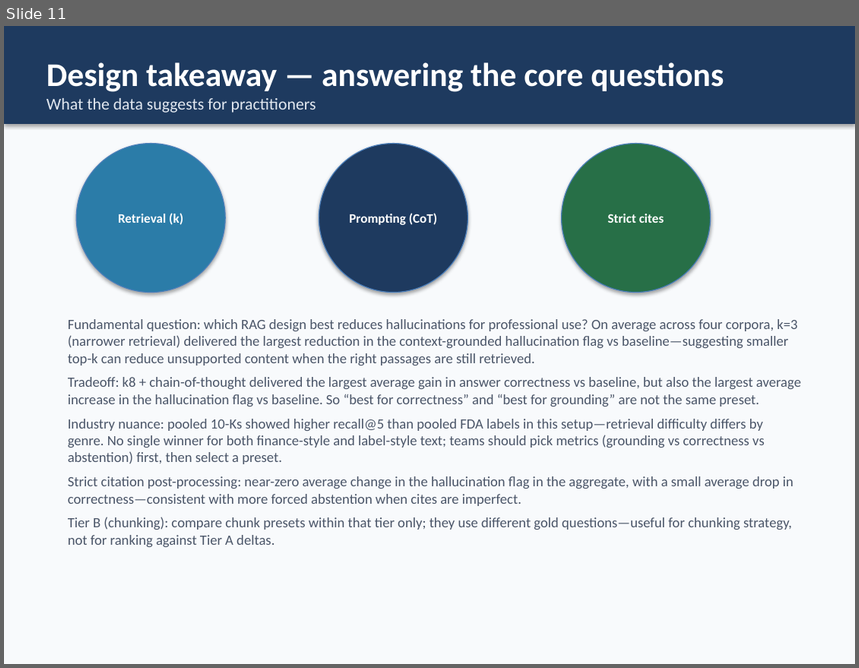
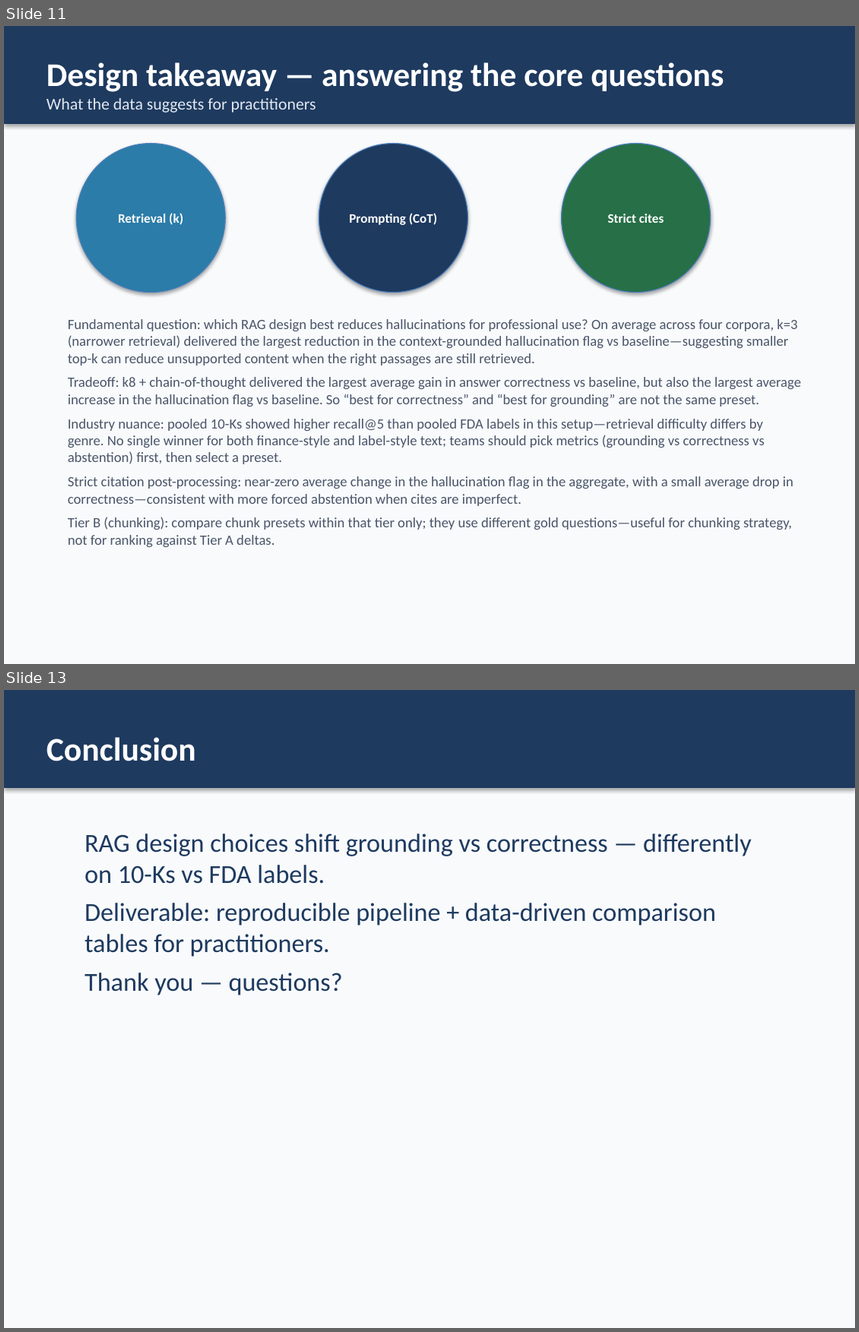
Before and after one commit to TrevorConnolly/FinanceQAHallucinations, a slide deck: outputs/presentation/RAG_Hallucination_Capstone.pptx. Shown one above the other, each under a label of ours: slide 11 before the commit, slides 11 and 13 after it; the slides between them are not shown. The pictures are 859x668 and 859x1332 pixels, drawn with LibreOffice and Linux fonts; fonts in the diff are those of the drawing. Boxes give left, top, right and bottom in pixels: in the first picture for what was removed or moved away, otherwise in the second. Text is boxed around its words. In the diff, an @@ line names an element or a change of style, - is before the commit and + after.

```diff
--- a/outputs/presentation/RAG_Hallucination_Capstone.pptx
+++ b/outputs/presentation/RAG_Hallucination_Capstone.pptx
@@ slide 13 added at box(4, 690, 855, 1328), background #F8FAFC @@
@@ rectangle added at box(4, 690, 855, 788), fill #1E3A5F, 28 pt, text #FFFFFF, bold @@
+Conclusion
@@ text added at box(85, 834, 752, 996), 22 pt, text #1E3A5F @@
+RAG design choices shift grounding vs correctness — differently on 10-Ks vs FDA labels.
+Deliverable: reproducible pipeline + data-driven comparison tables for practitioners.
+Thank you — questions?
```
Also in this commit, not shown: 1 slide changed, 1 slide removed, 1 other file.
